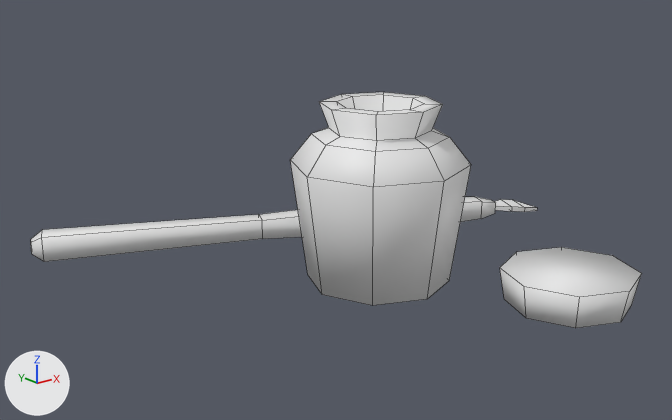
Renders of the Blender file Model/Inkwell.blend from each side of a commit.
Camera for both pictures: a 50 mm camera at (-8.15, -9.24, 4.85) aimed at (-0.1, 0.83, 0.82). The lights are fixed; the arrows at lower left show +X, +Y and +Z. The older version comes first. Mesh edges are drawn as thin lines.

The first picture shows 'FoutainPen', 'Inwell', 'InwellCap'.
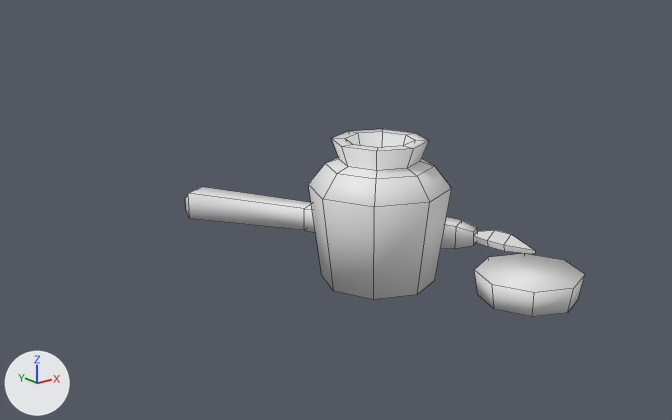
Location of each change, [x1, y1, x2, y2] in pixels of the pictures (672 x 420 px):
```json
{"object": "Inwell", "change": "rescaled", "before": [290, 92, 471, 305], "after": [308, 129, 452, 300], "on screen": "20% narrower, 20% shorter"}
{"object": "FoutainPen", "change": "reshaped, moved, turned, rescaled", "before": [31, 197, 537, 262], "after": [185, 187, 535, 255]}
{"object": "InwellCap", "change": "moved, rescaled", "before": [500, 247, 642, 328], "after": [474, 253, 585, 317], "on screen": "22% narrower, 21% shorter"}
```

Edits to the scene script, one JSON object a line:
```json
{"block": "me_foutainpenshape", "where": "# used by ob_foutainpen; location = (4.11, 0.56, 0.2)"}
{"op": "remove", "block": "me_foutainpenshape", "code": "me_foutainpenshape.from_pydata(...)  # 38 vertices, 35 faces; spans x -7.67..0.0, y -0.07..3.33, z -0.22..0.22"}
{"op": "add", "block": "me_foutainpenshape", "code": "me_foutainpenshape.from_pydata(...)  # 38 vertices, 35 faces; spans x -0.23..0.23, y -0.38..7.09, z -0.22..0.22"}
{"block": "me_foutainpenshape", "change": "me_foutainpenshape part 1: 38 of 38 vertices moved; they spanned x -7.67..0.0, y -0.07..3.33, z -0.22..0.22 and now span x -0.23..0.23, y -0.38..7.09, z -0.22..0.22; mean shift (2.68, 1.39, 0.0)"}
{"op": "set", "path": "ob_inwell.scale", "old": "(1.0, 1.0, 1.0)", "new": "(0.8, 0.8, 0.8)"}
{"op": "set", "path": "ob_foutainpen.location", "old": "(4.11, 0.56, 0.2)", "new": "(2.35, -0.47, 0.16)"}
{"op": "set", "path": "ob_foutainpen.rotation_euler", "old": "(0.0, 0.0, 0.0)", "new": "(0.0, 0.0, 0.524)", "note": "degrees (0, 0, 0) -> degrees (0, 0, 30)"}
{"op": "set", "path": "ob_foutainpen.scale", "old": "(1.0, 1.0, 1.0)", "new": "(1.2, 0.8, 1.2)"}
{"op": "set", "path": "ob_inwellcap.location", "old": "(1.38, -2.23, 0.0)", "new": "(1.1, -1.79, 0.0)"}
{"op": "set", "path": "ob_inwellcap.scale", "old": "(1.0, 1.0, 1.0)", "new": "(0.8, 0.8, 0.8)"}
```
